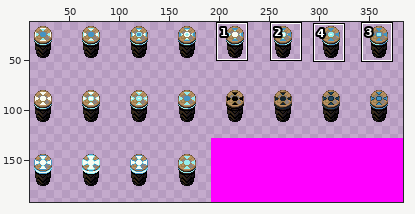
One commit to this sprite sheet: Assets/Art/Sprites/exit_calm_strip24.png. The picture above shows the old version from afar; the outline marks the close-up.
Close-up. First the earlier version:
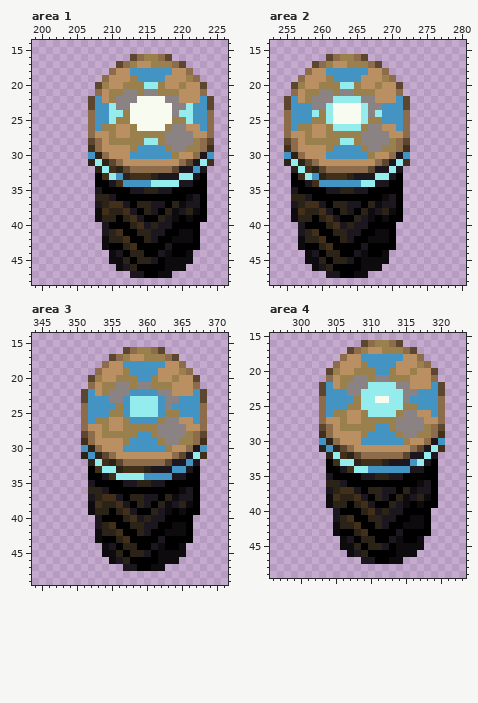
The file is 384x192 pixels. Shown: area 1: x 199..226, y 14..48; area 2: x 253..280, y 14..48; area 3: x 344..371, y 14..49; area 4: x 296..323, y 15..49. The wide view leaves out empty margins. The commit also changed other parts of the picture, which this record leaves out.
And afterwards:
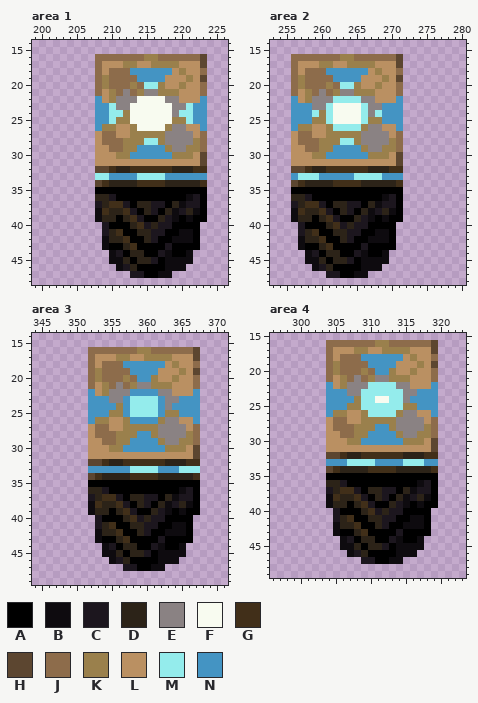
Palette (. is transparent): A #000000  B #0e0b0f  C #1c161e  D #2c2318  E #8a8283  F #f8fbf0  G #412f19  H #5c4630  J #8d6c4b  K #9a804c  L #ba9062  M #94ecec  N #4494c3
From old to new:
Changed rows in their new state; - is an unchanged pixel.
Area 1:
first column x 207:
16 -JJJJJJ----JJJJJH-
17 -JLLLK------KLLLH-
18 -JL-JJ-------KLLJ-
19 -JKJJJJ--------LH-
20 -J-JJJ-J--------J-
21 ----J-J-----------
22 .----------------.
23 .----------------.
24 .----------------.
25 .----------------.
26 .----------------.
27 .-JJ------------J.
28 .LJJJ------------.
29 .L-JJK-----------.
30 .LL-KK-------KKLH.
31 .LLLL--------LLLH.
32 -HH--DGGGGGGDDDGG-
33 -MMN-NNMMMMNNNNNN-
34 -HGDDDDGGGGDDDDDG-
35 -A----AAAAAA------
Area 2:
first column x 255:
16 -JJJJJJ----JJJJJH-
17 -JLLLK------KLLLH-
18 -JL-JJ-------KLLJ-
19 -JKJJJJ--------LH-
20 -J-JJJ-J--------J-
21 ----J-J-----------
22 .----------------.
23 .----------------.
24 .----------------.
25 .----------------.
26 .----------------.
27 .-JJ------------J.
28 .LJJJ------------.
29 .L-JJK-----------.
30 .LL-KK-------KKLH.
31 .LLLL--------LLLH.
32 -HH--DGGGGGGDDDGG-
33 -NM-MNNNNNMMM-NNN-
34 -HGDDDDGGGGDDDDDG-
35 -A----AAAAAA------
Area 3:
first column x 351:
16 -JJJJJJ----JJJJJH-
17 -JLLLK------KLLLH-
18 -JL-JJ-------KLLJ-
19 -JKJJJJ--------LH-
20 -J-JJJ-J--------J-
21 ----J-J-----------
22 .----------------.
23 .----------------.
24 .----------------.
25 .----------------.
26 .----------------.
27 .-JJ------------J.
28 .LJJJ------------.
29 .L-JJK-----------.
30 .LL-KK-------KKLH.
31 .LLLL--------LLLH.
32 -HH--DGGGGGGDDDGG-
33 -NNNNNNMMMMNN-MMM-
34 -HGDDDDGGGGDDDDDG-
35 -A----AAAAAA------
Area 4:
first column x 303:
16 -JJJJJJ----JJJJJH-
17 -JLLLK------KLLLH-
18 -JL-JJ-------KLLJ-
19 -JKJJJJ--------LH-
20 -J-JJJ-J--------J-
21 ----J-J-----------
22 .----------------.
23 .----------------.
24 .----------------.
25 .----------------.
26 .----------------.
27 .-JJ------------J.
28 .LJJJ------------.
29 .L-JJK-----------.
30 .LL-KK-------KKLH.
31 .LLLL--------LLLH.
32 -HH--DGGGGGGDDDGG-
33 -NNN-MMMNNNNMM-NN-
34 -HGDDDDGGGGDDDDDG-
35 -A----AAAAAA------
Pixel boxes of the changes (left, top, right, bottom) in both close-ups:
changed: (88, 54, 214, 194)
changed: (284, 54, 410, 194)
changed: (81, 347, 207, 487)
changed: (319, 340, 445, 480)
